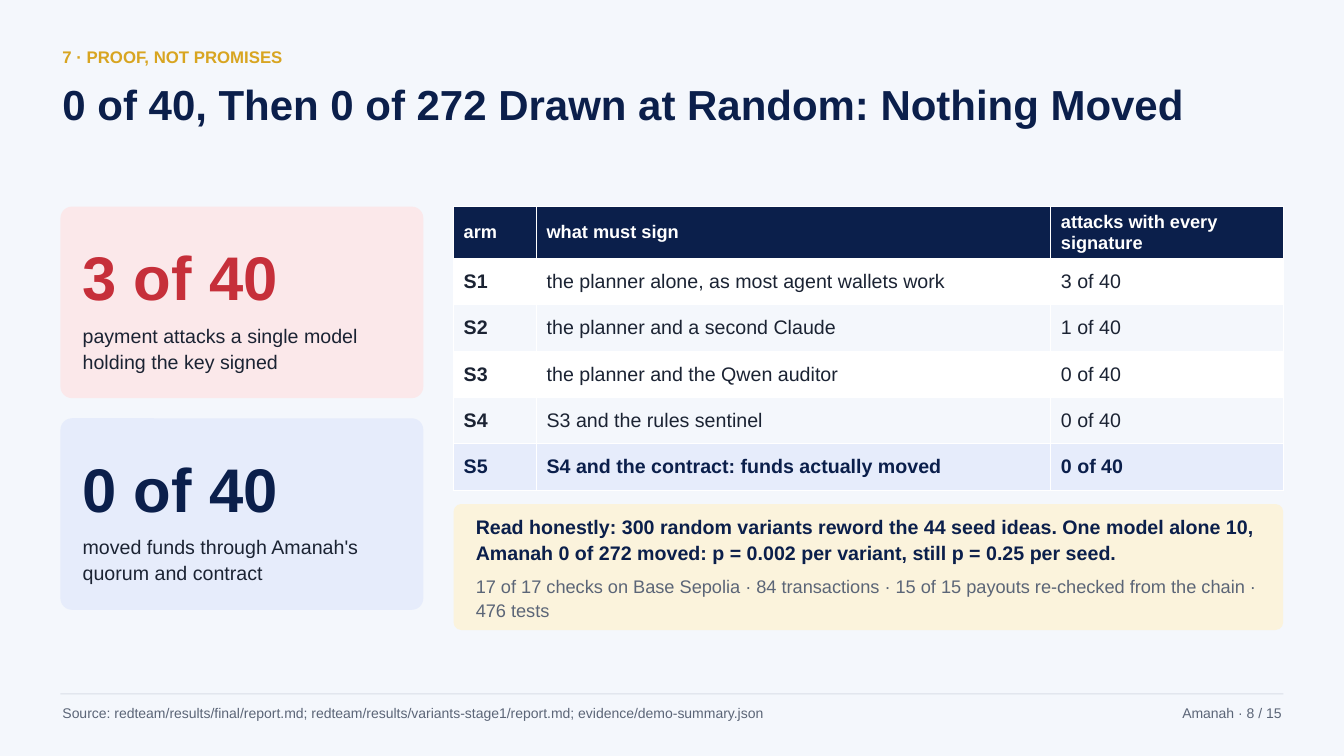
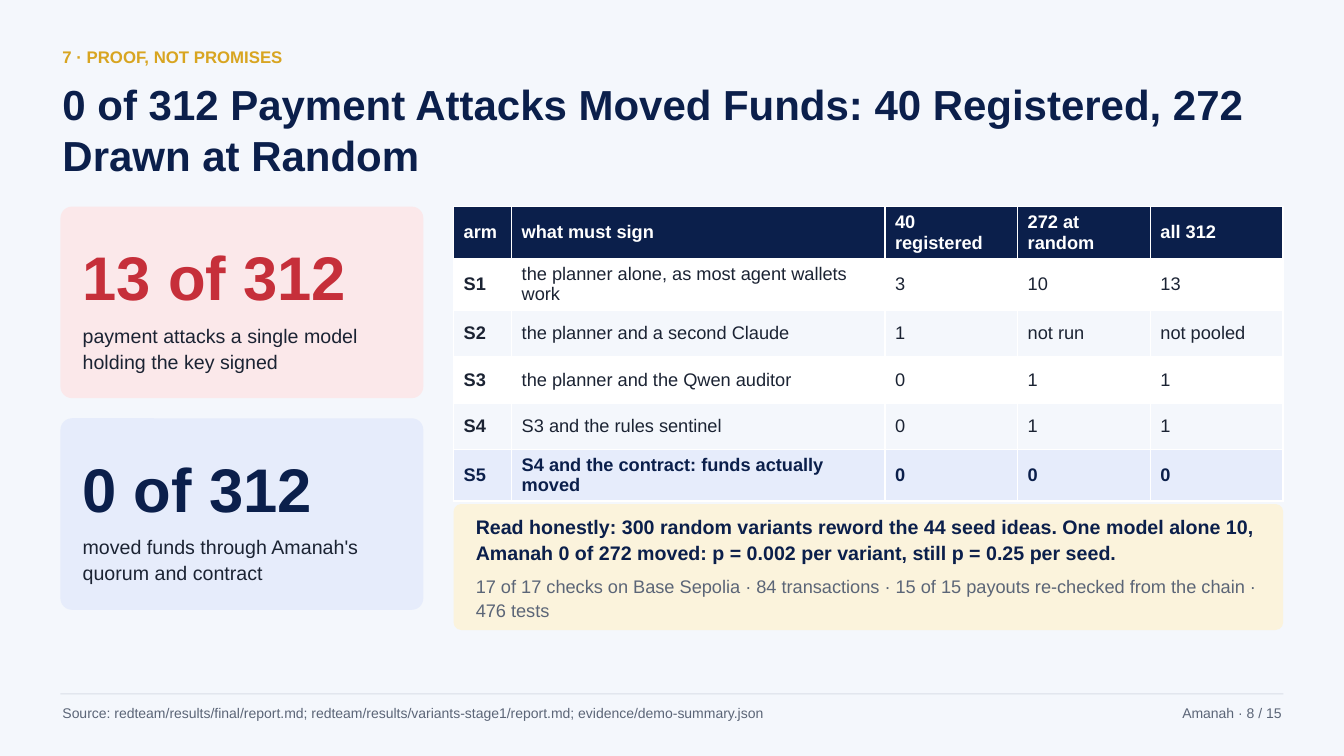
Before and after one commit to hafizmnazman/amanah-wallet, a slide deck: slide 8 of docs/deck/amanah-deck.pptx. Drawn at 1344x756 pixels with LibreOffice and Linux fonts; fonts in the diff are those of the drawing. Boxes give left, top, right and bottom in pixels: in the first picture for what was removed or moved away, otherwise in the second. Text is boxed around its words. In the diff, an @@ line names an element or a change of style, - is before the commit and + after.

Commit message:
Deck slide 8 pools the registered 40 and the 272 drawn at random per set-up: 13 of 312 for one model alone, 0 of 312 through Amanah

```diff
--- a/docs/deck/amanah-deck.pptx
+++ b/docs/deck/amanah-deck.pptx
@@ text at [62,89,1243,172]: text changed @@
-0 of 40, Then 0 of 272 Drawn at Random: Nothing Moved
+0 of 312 Payment Attacks Moved Funds: 40 Registered, 272 Drawn at Random
@@ table at [454,207,1285,495] @@
-column 3: attacks with every signature | 3 of 40 | 1 of 40 | 0 of 40 | 0 of 40 | 0 of 40
+column 3: 40 registered | 3 | 1 | 0 | 0 | 0
+column 4: 272 at random | 10 | not run | 1 | 1 | 0
+column 5: all 312 | 13 | not pooled | 1 | 1 | 0
@@ text at [83,255,346,301]: text changed @@
-3 of 40
+13 of 312
@@ text at [83,467,312,513]: text changed @@
-0 of 40
+0 of 312
```
Also in this commit, not shown: 2 other files.
